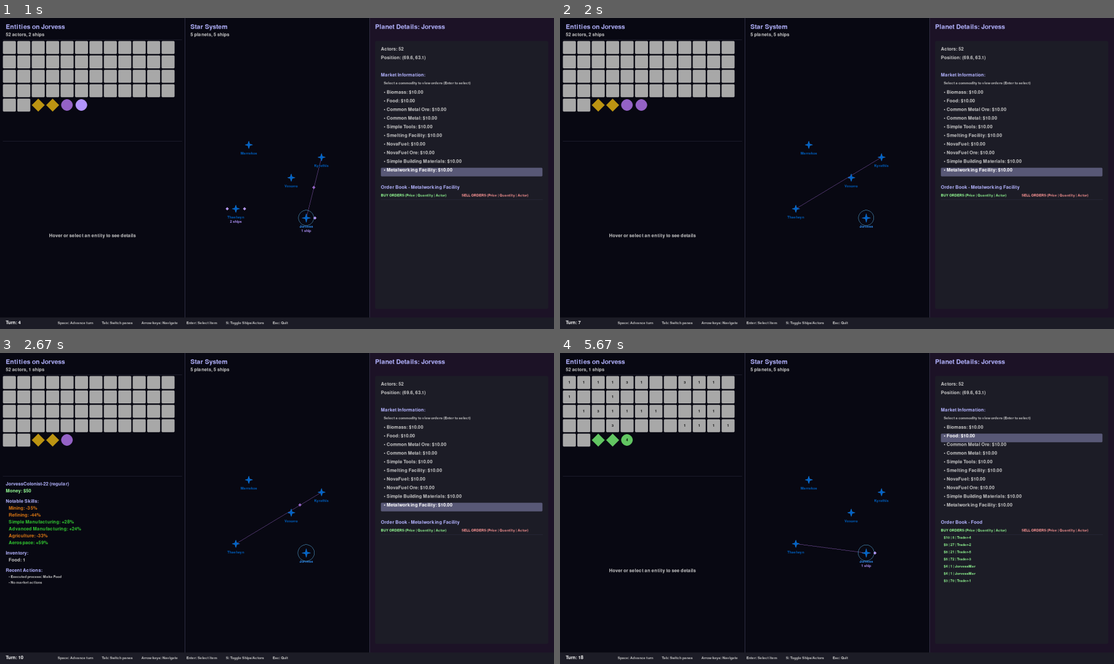
Above: before the commit, frames 1-4 (two rows, left to right).
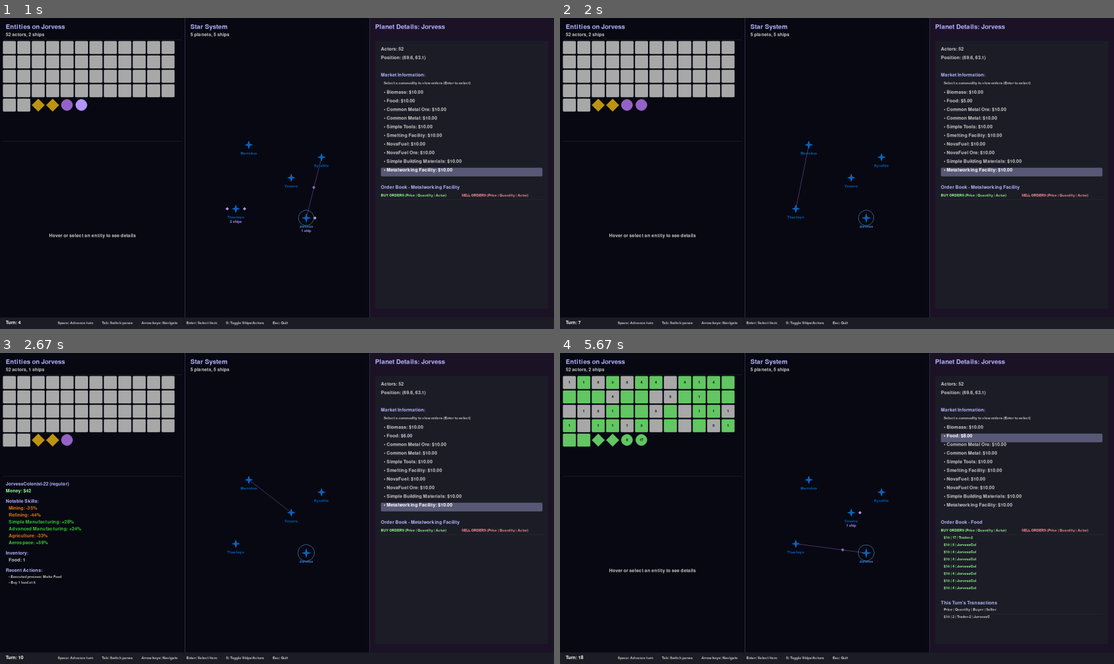
Above: after the commit, the same moments.

Repository: tcgarvin/spacesim2
Game: pygame game, started from run_ui.py
The game is run twice, just before and just after one commit, with the same random seed, the same clock (stepped at 60 frames per second) and the same inputs.
Inputs (mouse positions are in pixels of both pictures, inside the frame that each line leads up to):
- Up to frame 1 (1 s): hold Right 0.33-0.8 s; move the mouse to (254, 189) at 0.37 s; hold Up from 0.83 s (still down); move the mouse to (454, 164) at 0.87 s; tap Space at 0.9 s
- Up to frame 2 (2 s): release Up at 1.13 s; hold Right 1.17-1.63 s; move the mouse to (704, 176) at 1.2 s; tap Space at 1.23, 1.53, 1.73 s; hold Right from 1.67 s (still down); move the mouse to (920, 64) at 1.7 s
- Up to frame 3 (2.67 s): tap Space at 2.03, 2.3, 2.63 s; release Right at 2.2 s; hold Down 2.23-2.53 s; move the mouse to (132, 393) at 2.27 s; hold Down from 2.57 s (still down); move the mouse to (277, 545) at 2.6 s
- Up to frame 4 (5.67 s): tap Space at 2.93, 3.4, 3.8, 4.1, 4.47, 4.87, 5.17, 5.37 s; release Down at 2.97 s; click "Market Information:" at 3.05 s; hold Up 3.33-3.7 s; move the mouse to (981, 558) at 3.37 s; hold Right 3.73-4.37 s; move the mouse to (748, 405) at 3.77 s; hold Down 4.4-4.77 s; move the mouse to (981, 480) at 4.43 s; hold Right 4.8-5.27 s; move the mouse to (1036, 483) at 4.83 s; hold Right from 5.3 s (still down); move the mouse to (665, 468) at 5.33 s

Frame 1 is identical in both runs. In frame 2, less than 0.1% of the frame differs, in the area x 42-75%, y 25-62%; in frame 3, 0.1%; in frame 4, 3.8%, in the area x 0-79%, y 4-86%.

Commit message:
Market action logging

Diff:
--- a/spacesim2/core/actor.py
+++ b/spacesim2/core/actor.py
@@ -59,6 +59,7 @@
                 self.skills[skill_id] = rating
 
         self.brain = brain
+        self.last_market_check_turn: int = 0  # Track when actor last checked market status
 
     def get_skill_rating(self, skill_id: str) -> float:
         """Get the actor's rating for a specific skill.
@@ -98,9 +99,6 @@
         2. One economic action (e.g., government work, production)
         3. Optional market actions
         """
-        # Step 1: Consume food if available
-        self._consume_food()
-
         # Step 2: Perform economic action
         economic_command = self.brain.decide_economic_action(self)
         if economic_command:
@@ -131,6 +129,7 @@
 
         self.sim.data_logger.log_actor_metrics(self)
         self.sim.data_logger.log_actor_inventory(self)
+        self.sim.data_logger.log_actor_market_status(self)
 
     def can_execute_process(self, process_id: str) -> bool:
         """Check if actor can execute a process without actually executing it."""
@@ -188,5 +187,49 @@
         # If we get here, there's not enough food
         self.food_consumed_this_turn = False
 
+    def get_market_activity_since_last_check(self) -> Dict:
+        """Actor decides what's relevant - since they last checked."""
+        if not self.planet:
+            return {}
+
+        market = self.planet.market
+        current_orders = market.get_actor_current_orders(self)
+        events = market.get_actor_order_events(self, since_turn=self.last_market_check_turn)
+        transactions = market.get_actor_transactions_range(self, since_turn=self.last_market_check_turn)
+
+        # Update context
+        self.last_market_check_turn = self.sim.current_turn
+
+        return {
+            "current_orders": current_orders,
+            "events_since_last_check": events,
+            "transactions_since_last_check": transactions
+        }
+
+    def get_market_activity_this_turn(self) -> Dict:
+        """Actor decides: just this turn's activity."""
+        if not self.planet:
+            return {}
+
+        market = self.planet.market
+        return {
+            "current_orders": market.get_actor_current_orders(self),
+            "events_this_turn": market.get_actor_order_events(self, since_turn=self.sim.current_turn),
+            "transactions_this_turn": market.get_actor_transactions_range(self, since_turn=self.sim.current_turn)
+        }
+
+    def get_market_activity_last_n_turns(self, n: int) -> Dict:
+        """Actor decides: last N turns."""
+        if not self.planet:
+            return {}
+
+        market = self.planet.market
+        since_turn = max(0, self.sim.current_turn - n)
+        return {
+            "current_orders": market.get_actor_current_orders(self),
+            "events_last_n_turns": market.get_actor_order_events(self, since_turn=since_turn),
+            "transactions_last_n_turns": market.get_actor_transactions_range(self, since_turn=since_turn)
+        }
+
     def __repr__(self):
         return f"Actor(name={self.name})"
--- a/spacesim2/core/data_logger.py
+++ b/spacesim2/core/data_logger.py
@@ -15,6 +15,7 @@
     metrics: list[DriveMetrics] = field(default_factory=list)
     commands: list[Command] = field(default_factory=list)
     inventory: dict[str, int] = field(default_factory=dict)
+    market_status: dict = field(default_factory=dict)
 
 
 class DataLogger:
@@ -67,6 +68,50 @@
         # Convert inventory to dict with commodity names as keys
         turn_log.inventory = {commodity.id: quantity for commodity, quantity in actor.inventory.commodities.items()}
 
+    def log_actor_market_status(self, actor: Actor):
+        if not self.is_actor_logged(actor):
+            return
+
+        # Use actor's method to get this turn's market activity
+        market_data = actor.get_market_activity_this_turn()
+
+        # Serialize the data for logging
+        turn_log = self._actor_sim_log[(self.current_turn, self._get_actor_sim_log_key(actor))]
+        turn_log.market_status = {
+            "current_orders": market_data.get("current_orders", {}),
+            "events_this_turn": [self._serialize_order_event(event) for event in market_data.get("events_this_turn", [])],
+            "transactions_this_turn": [self._serialize_transaction(tx, actor) for tx in market_data.get("transactions_this_turn", [])]
+        }
+
+    def _serialize_order_event(self, event) -> dict:
+        """Convert an OrderEvent to a serializable dict."""
+        return {
+            "order_id": event.order_id,
+            "event_type": event.event_type,
+            "turn": event.turn,
+            "order_details": {
+                "commodity": event.order.commodity_type.id,
+                "quantity": event.order.quantity,
+                "price": event.order.price,
+                "type": "buy" if event.order.is_buy else "sell"
+            }
+        }
+
+    def _serialize_transaction(self, transaction, actor) -> dict:
+        """Convert a Transaction to a serializable dict."""
+        role = "buyer" if transaction.buyer == actor else "seller"
+        counterparty = transaction.seller.name if transaction.buyer == actor else transaction.buyer.name
+
+        return {
+            "commodity": transaction.commodity_type.id,
+            "quantity": transaction.quantity,
+            "price": transaction.price,
+            "total_amount": transaction.total_amount,
+            "counterparty": counterparty,
+            "role": role,
+            "turn": transaction.turn
+        }
+
     def get_actor_turn_log(self, actor:Actor, turn:int = None) -> ActorTurnLog:
         if turn is None:
             turn = self.current_turn
--- a/spacesim2/core/market.py
+++ b/spacesim2/core/market.py
@@ -1,5 +1,5 @@
 from collections import defaultdict
-from dataclasses import dataclass
+from dataclasses import dataclass, field
 from itertools import count
 from typing import Dict, List, Optional, Tuple, Union, TYPE_CHECKING, Any
 import statistics
@@ -31,6 +31,16 @@
 
 
 @dataclass
+class OrderEvent:
+    """Represents an order lifecycle event."""
+    order_id: str
+    actor_name: str
+    event_type: str  # "created", "filled", "cancelled"
+    turn: int
+    order: Order  # Direct reference to the order object
+
+
+@dataclass
 class Transaction:
     """Represents a completed transaction in the market."""
 
@@ -41,6 +51,8 @@
     price: int
     total_amount: int
     turn: int = 0  # The turn when this transaction occurred
+    buy_order_id: Optional[str] = None  # Order ID for the buy order that was filled
+    sell_order_id: Optional[str] = None  # Order ID for the sell order that was filled
 
 
 class Market:
@@ -61,6 +73,10 @@
         self.transaction_history: List[Transaction] = []
         self.actor_transaction_history: Dict[str, List[Transaction]] = defaultdict(list)
 
+        # Track order lifecycle events
+        self.order_events: List[OrderEvent] = []  # Chronologically ordered
+        self.order_events_by_actor: Dict[str, List[OrderEvent]] = defaultdict(list)
+
         # Track current turn for timestamping orders
         self.current_turn = 0
 
@@ -87,6 +103,82 @@
     def get_actor_transaction_history(self, actor: Actor) -> List[Transaction]:
         """Get the transaction history for a specific actor."""
         return self.actor_transaction_history.get(actor.name, [])
+
+    def _record_order_event(self, event_type: str, order: Order) -> None:
+        """Internal: record order lifecycle events."""
+        event = OrderEvent(
+            order_id=order.order_id,
+            actor_name=order.actor.name,
+            event_type=event_type,
+            turn=self.current_turn,
+            order=order
+        )
+        self.order_events.append(event)
+        self.order_events_by_actor[order.actor.name].append(event)
+
+    def get_actor_current_orders(self, actor: Actor) -> Dict[str, Dict]:
+        """Market's authority: what orders are currently open for this actor."""
+        result = {}
+
+        # Get buy orders
+        for order_id in self.actor_orders[actor]["buy"]:
+            if order_id in self.orders_by_id:  # Still active
+                order = self.orders_by_id[order_id]
+                result[order_id] = {
+                    "type": "buy",
+                    "commodity": order.commodity_type.id,
+                    "quantity": order.quantity,
+                    "price": order.price,
+                    "created_turn": order.created_turn
+                }
+
+        # Get sell orders
+        for order_id in self.actor_orders[actor]["sell"]:
+            if order_id in self.orders_by_id:  # Still active
+                order = self.orders_by_id[order_id]
+                result[order_id] = {
+                    "type": "sell",
+                    "commodity": order.commodity_type.id,
+                    "quantity": order.quantity,
+                    "price": order.price,
+                    "created_turn": order.created_turn
+                }
+
+        return result
+
+    def get_actor_order_events(self, actor: Actor, since_turn: int = 0, until_turn: Optional[int] = None) -> List[OrderEvent]:
+        """Efficient time-range query for actor order events using chronological ordering."""
+        actor_events = self.order_events_by_actor[actor.name]
+
+        if until_turn is None:
+            until_turn = self.current_turn
+
+        result = []
+        # Use reverse iteration + early stopping for efficiency
+        for event in reversed(actor_events):
+            if event.turn < since_turn:
+                break  # Stop - everything before is older
+            if event.turn <= until_turn:
+                result.append(event)
+
+        return list(reversed(result))  # Return in chronological order
+
+    def get_actor_transactions_range(self, actor: Actor, since_turn: int = 0, until_turn: Optional[int] = None) -> List[Transaction]:
+        """Efficient time-range query for actor transactions using chronological ordering."""
+        actor_transactions = self.actor_transaction_history[actor.name]
+
+        if until_turn is None:
+            until_turn = self.current_turn
+
+        result = []
+        # Use reverse iteration + early stopping for efficiency
+        for transaction in reversed(actor_transactions):
+            if transaction.turn < since_turn:
+                break  # Stop - everything before is older
+            if transaction.turn <= until_turn:
+                result.append(transaction)
+
+        return list(reversed(result))  # Return in chronological order
 
     def place_buy_order(
         self, actor: Actor, commodity_type: 'CommodityDefinition', quantity: int, price: int
@@ -135,6 +227,9 @@
         # Add to actor's active orders
         actor.active_orders[order.order_id] = f"buy {commodity_type.id}"
 
+        # Record order creation event
+        self._record_order_event("created", order)
+
         return order.order_id
 
     def place_sell_order(
@@ -181,6 +276,9 @@
 
         # Add to actor's active orders
         actor.active_orders[order.order_id] = f"sell {commodity_type.id}"
+
+        # Record order creation event
+        self._record_order_event("created", order)
 
         return order.order_id
 
@@ -273,6 +371,9 @@
 
                 # Handle filled orders
                 if buy_order.quantity <= 0:
+                    # Record filled event before removing
+                    self._record_order_event("filled", buy_order)
+
                     # Remove from master order list
                     if buy_order.order_id in self.orders_by_id:
                         del self.orders_by_id[buy_order.order_id]
@@ -290,6 +391,9 @@
                     buy_orders.pop(0)
 
                 if sell_order.quantity <= 0:
+                    # Record filled event before removing
+                    self._record_order_event("filled", sell_order)
+
                     # Remove from master order list
                     if sell_order.order_id in self.orders_by_id:
                         del self.orders_by_id[sell_order.order_id]
@@ -388,7 +492,9 @@
             quantity=actual_quantity,
             price=price,
             total_amount=total_amount,
-            turn=self.current_turn
+            turn=self.current_turn,
+            buy_order_id=buy_order.order_id,
+            sell_order_id=sell_order.order_id
         )
         self.transaction_history.append(transaction)
         self.actor_transaction_history[buyer.name].append(transaction)
@@ -477,6 +583,9 @@
         order = self.orders_by_id[order_id]
         actor = order.actor
         commodity_type = order.commodity_type
+
+        # Record order cancellation event before removing
+        self._record_order_event("cancelled", order)
 
         # Remove from orders by ID
         del self.orders_by_id[order_id]
--- a/spacesim2/ui/headless.py
+++ b/spacesim2/ui/headless.py
@@ -28,4 +28,51 @@
                 for metric in turn_log.metrics:
                     print(f"    {metric.get_name()}: Health={metric.health:.2f}, Debt={metric.debt:.2f}, Buffer={metric.buffer:.2f}, Urgency={metric.urgency:.2f}")
 
+                # Display market status
+                print(f"  Market Status:")
+                market_status = turn_log.market_status
+
+                # Currently open orders
+                current_orders = market_status.get("current_orders", {})
+                if current_orders:
+                    print(f"    Currently Open Orders:")
+                    for order_id, order_info in current_orders.items():
+                        order_type = order_info["type"]
+                        commodity = order_info["commodity"]
+                        quantity = order_info["quantity"]
+                        price = order_info["price"]
+                        print(f"      {order_id}: {order_type.upper()} {quantity} {commodity} @ {price}")
+                else:
+                    print(f"    Currently Open Orders: None")
+
+                # Recently closed orders (filled or cancelled)
+                events_this_turn = market_status.get("events_this_turn", [])
+                closed_events = [event for event in events_this_turn if event["event_type"] in ["filled", "cancelled"]]
+                if closed_events:
+                    print(f"    Recently Closed Orders:")
+                    for event in closed_events:
+                        order_details = event["order_details"]
+                        status = event["event_type"].upper()
+                        order_type = order_details["type"]
+                        commodity = order_details["commodity"]
+                        quantity = order_details["quantity"]
+                        price = order_details["price"]
+                        print(f"      {event['order_id']}: {status} - {order_type.upper()} {quantity} {commodity} @ {price}")
+                else:
+                    print(f"    Recently Closed Orders: None")
+
+                # Transactions this turn
+                transactions = market_status.get("transactions_this_turn", [])
+                if transactions:
+                    print(f"    Transactions This Turn:")
+                    for tx in transactions:
+                        role = tx["role"].upper()
+                        commodity = tx["commodity"]
+                        quantity = tx["quantity"]
+                        price = tx["price"]
+                        counterparty = tx["counterparty"]
+                        print(f"      {role} {quantity} {commodity} @ {price} (with {counterparty})")
+                else:
+                    print(f"    Transactions This Turn: None")
+
         print("Simulation complete!")
